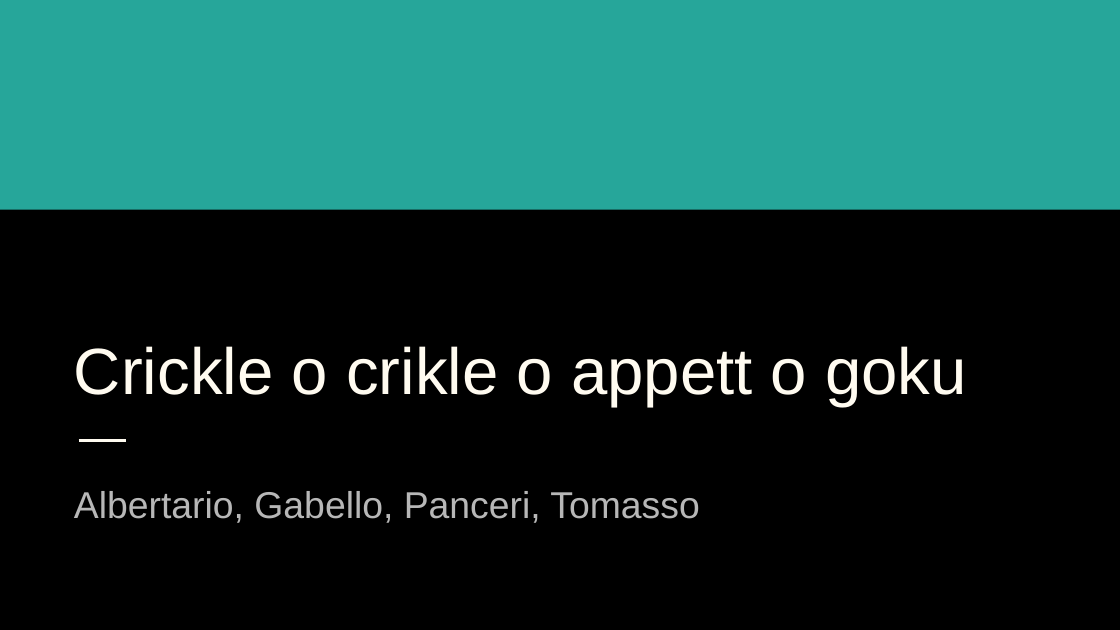
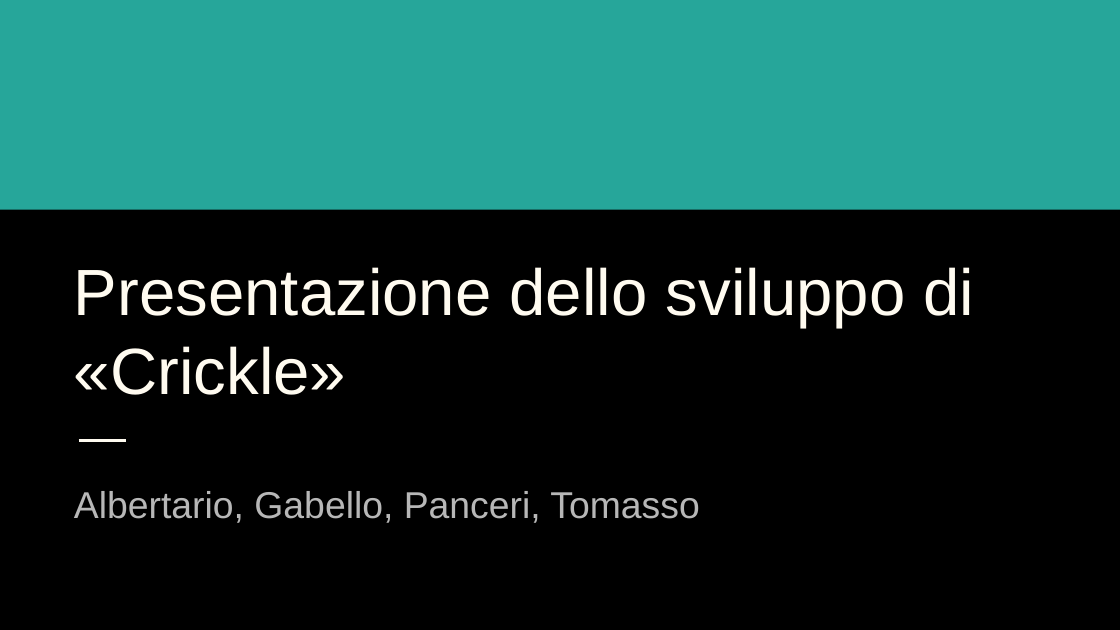
Before and after one commit to Tommiconlai/AppPet, a slide deck: slide 1 of Documenti/Relazione Finale/PP relazione.pptx. Drawn at 1120x630 pixels with LibreOffice and Linux fonts; fonts in the diff are those of the drawing. Boxes give left, top, right and bottom in pixels: in the first picture for what was removed or moved away, otherwise in the second. Text is boxed around its words. In the diff, an @@ line names an element or a change of style, - is before the commit and + after.

```diff
--- a/Documenti/Relazione Finale/PP relazione.pptx
+++ b/Documenti/Relazione Finale/PP relazione.pptx
@@ title at (x1=74, y1=267, x2=975, y2=395): text changed @@
-Crickle o crikle o appett o goku
+Presentazione dello sviluppo di «Crickle»
```
Also in this commit, not shown: 1 other slide changed, 1 slide added, 3 other files.
